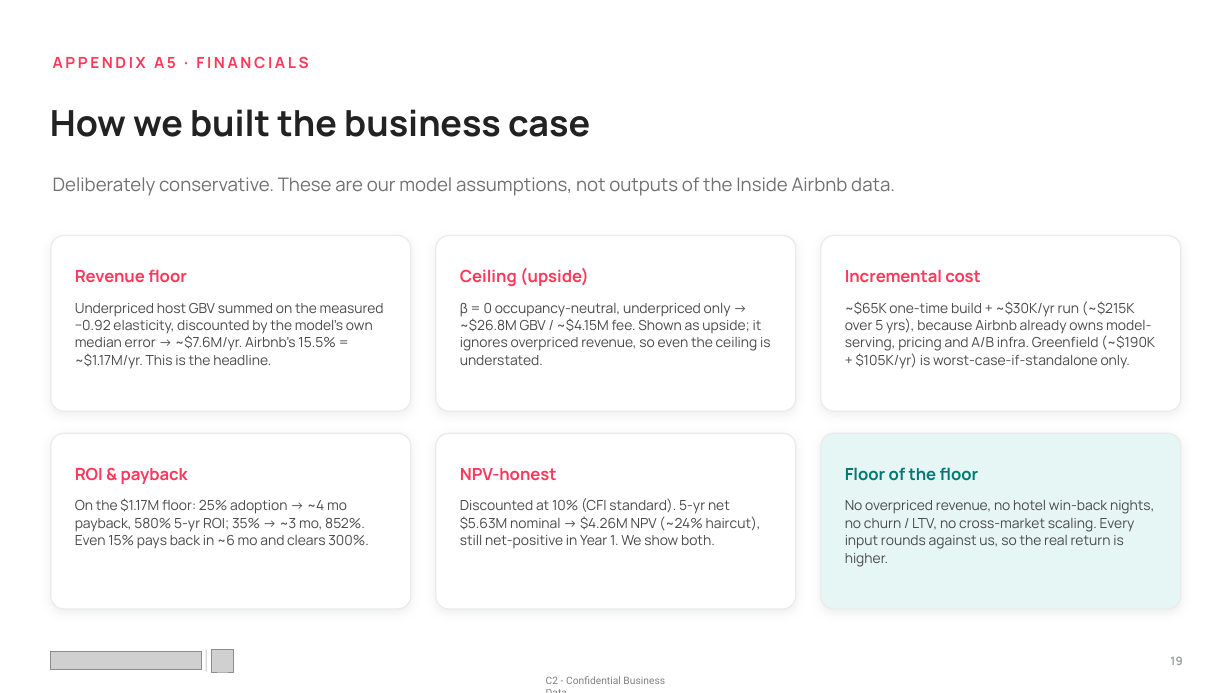
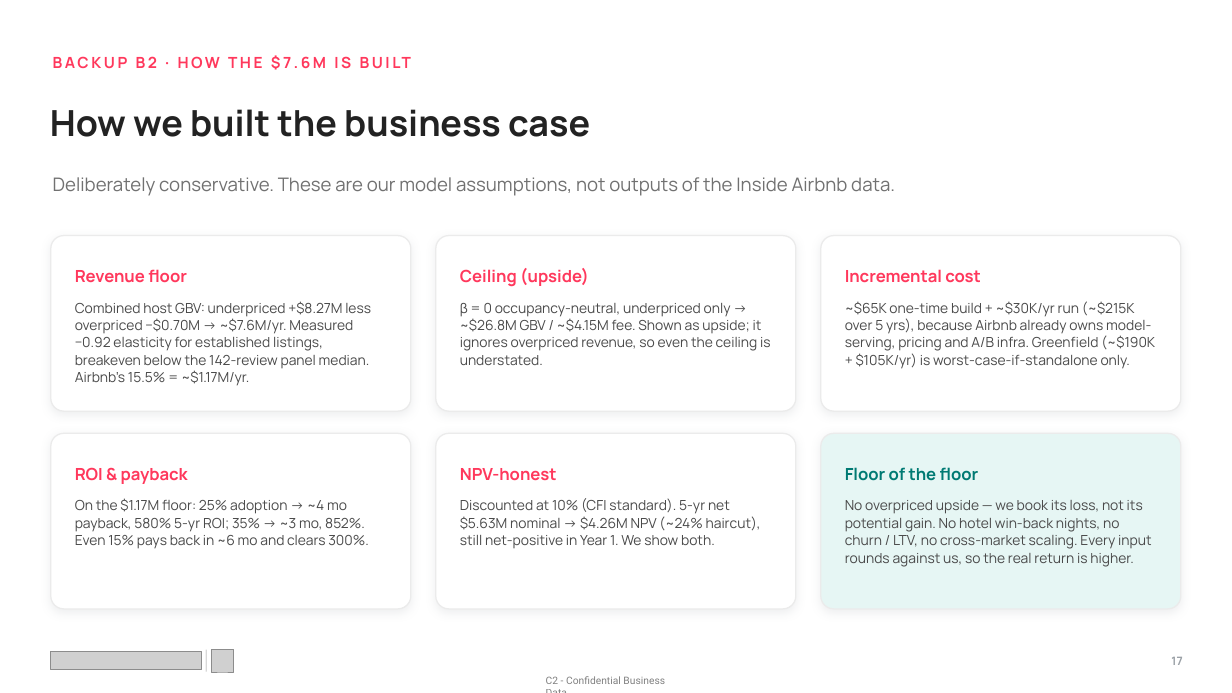
Before and after one commit to mkdn007/Cornell-Airbnb-Capstone, a slide deck: slide 17 of Airbnb Pricing Deck.pptx (slide 19 before the commit). Drawn at 1232x693 pixels with LibreOffice and Linux fonts; fonts in the diff are those of the drawing; grey boxes stand for pictures. Boxes give left, top, right and bottom in pixels: in the first picture for what was removed or moved away, otherwise in the second. Text is boxed around its words. In the diff, an @@ line names an element or a change of style, - is before the commit and + after.

```diff
--- a/Airbnb Pricing Deck.pptx
+++ b/Airbnb Pricing Deck.pptx
@@ text at [283, 57, 291, 68]: text changed @@
-APPENDIX A5 · FINANCIALS
+BACKUP B2 · HOW THE $7.6M IS BUILT
@@ text at [75, 301, 371, 385]: text changed @@
-Underpriced host GBV summed on the measured −0.92 elasticity, discounted by the model's own median error → ~$7.6M/yr. Airbnb's 15.5% = ~$1.17M/yr. This is the headline.
+Combined host GBV: underpriced +$8.27M less overpriced −$0.70M → ~$7.6M/yr. Measured −0.92 elasticity for established listings, breakeven below the 142-review panel median. Airbnb's 15.5% = ~$1.17M/yr.
@@ text at [845, 500, 1151, 567]: text changed @@
-No overpriced revenue, no hotel win-back nights, no churn / LTV, no cross-market scaling. Every input rounds against us, so the real return is higher.
+No overpriced upside — we book its loss, not its potential gain. No hotel win-back nights, no churn / LTV, no cross-market scaling. Every input rounds against us, so the real return is higher.
@@ text at [1171, 657, 1182, 665]: text changed @@
-19
+17
```
Also in this commit, not shown: 5 other slides changed, 3 slides added, 5 slides removed.
